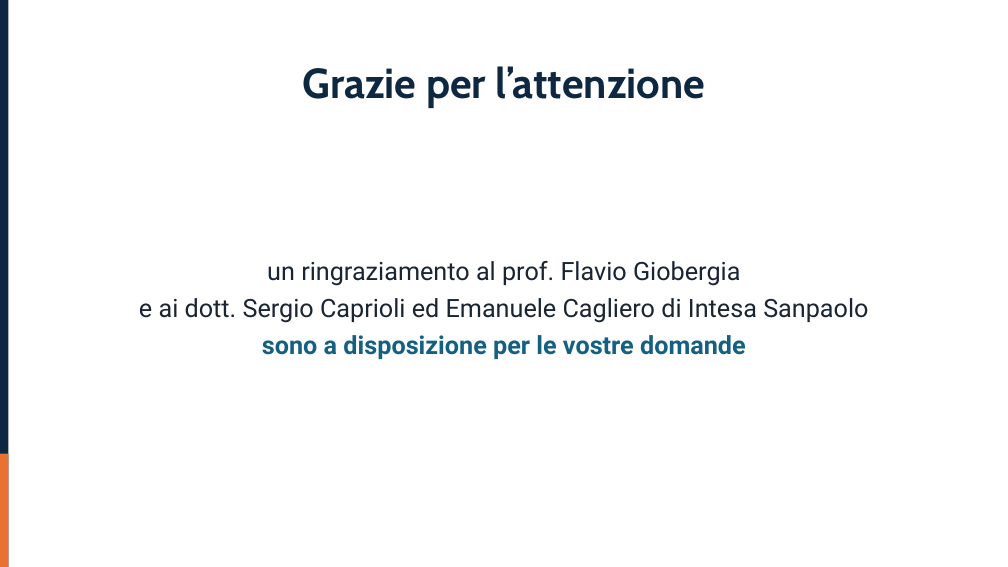
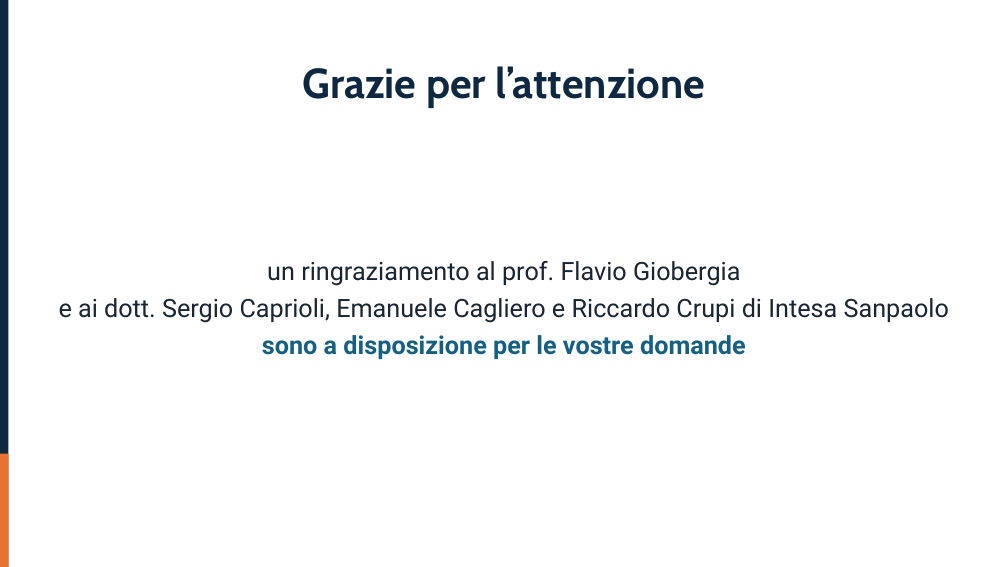
Before and after one commit to rcrupiISP/SyntheticCorrelationVAE, a slide deck: slide 15 of Dai pixel ai portafogli finanziari.pptx. Drawn at 1008x567 pixels with LibreOffice and Linux fonts; fonts in the diff are those of the drawing. Boxes give left, top, right and bottom in pixels: in the first picture for what was removed or moved away, otherwise in the second. Text is boxed around its words. In the diff, an @@ line names an element or a change of style, - is before the commit and + after.

```diff
--- a/Dai pixel ai portafogli finanziari.pptx
+++ b/Dai pixel ai portafogli finanziari.pptx
@@ text at bbox=[59, 298, 949, 323]: text changed @@
-e ai dott. Sergio Caprioli ed Emanuele Cagliero di Intesa Sanpaolo
+e ai dott. Sergio Caprioli, Emanuele Cagliero e Riccardo Crupi di Intesa Sanpaolo
```
Also in this commit, not shown: 5 other files.
